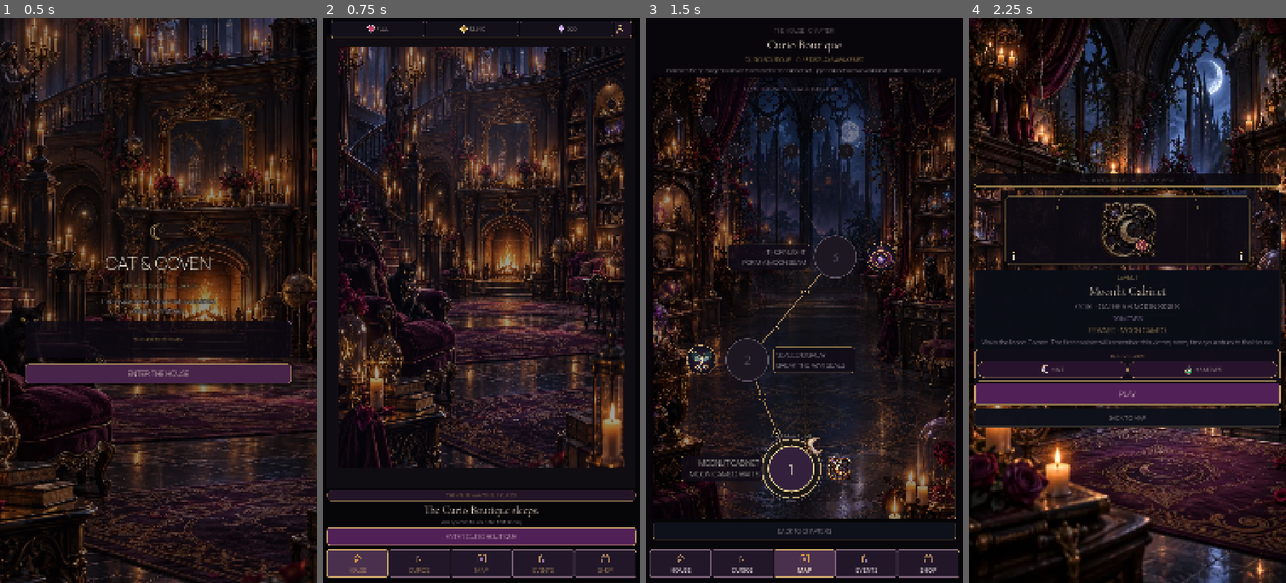
Above: before the commit, frames 1-4 (left to right).
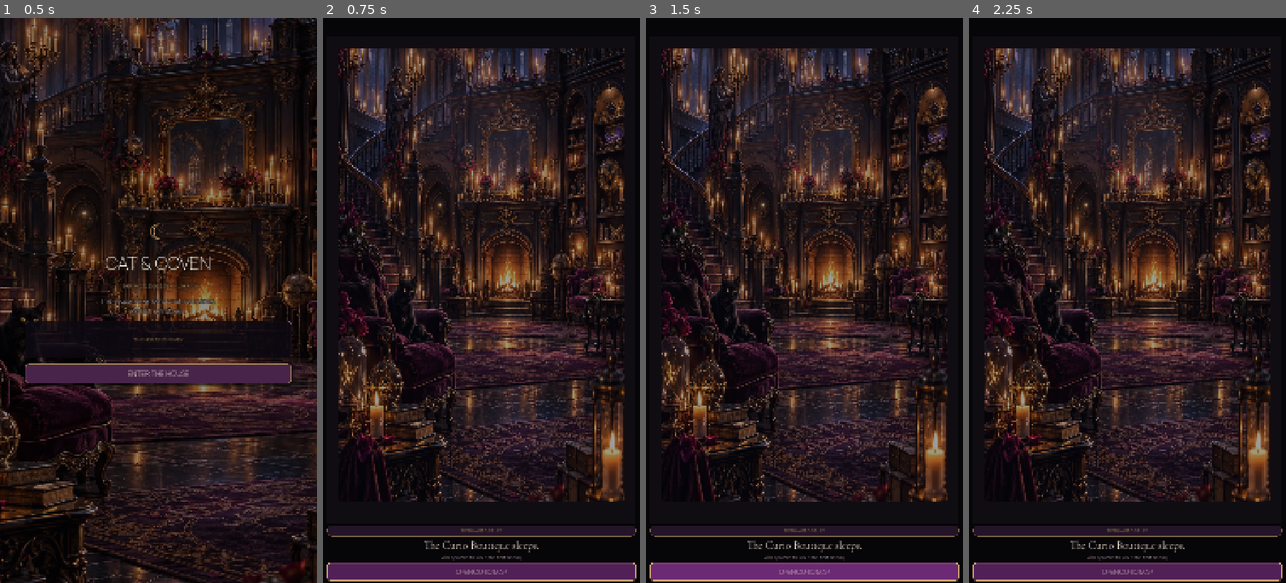
Above: after the commit, the same moments.

Repository: Jay-prodesign/akilta-match3
Game: Godot game, scene res://src/app/app_bootstrap.tscn
Same seed, same stepped clock (60 frames per second), same inputs: the game is played once before the commit and once after it.
Inputs (mouse positions are in pixels of both pictures, inside the frame that each line leads up to):
- Up to frame 1 (0.5 s): no input
- Up to frame 2 (0.75 s): click "ENTER THE HOUSE" at 0.5 s
- Up to frame 3 (1.5 s): click "ENTER CURIO BOUTIQUE" (after the commit: "OPEN CURIO MAP") at 1.25 s
- Up to frame 4 (2.25 s): click (1114, 470) at 2 s, where only the run before the commit has a clickable "1"

Frame 1 is identical in both runs. In frame 2, 38% of the frame differs, in the area x 1-99%, y 0-100%; in frame 3, 48%; in frame 4, 56%, in the area x 0-100%, y 0-100%.
Error after the commit: Parse Error: Cannot infer the type of "first_ritual" variable because the value doesn't have a set type. (res://src/ui/home/house_home.gd:115)

Commit message:
FTUE: guide the first House ritual without blocking returners

Diff:
--- a/src/ui/home/house_home.gd
+++ b/src/ui/home/house_home.gd
@@ -31,6 +31,9 @@
 var _returning_player: bool = false
 var _returning_banner: PanelContainer
 var _returning_label: Label
+var _first_ritual_panel: PanelContainer
+var _first_ritual_copy: Label
+var _first_ritual_dismissed: bool = false
 var _reduced_motion: bool = false
 var _hotspot_layer: Control
 var _hotspot_buttons: Dictionary = {}
@@ -47,6 +50,7 @@
 	ProductNavigation.attach(self, "house", Callable(self, "_navigate_dock"), NodePath("Layout"))
 	_build_returning_banner()
 	_build_completion_banner()
+	_build_first_ritual_guide()
 	_build_room_hotspots()
 	_build_keeper_hotspot()
 
@@ -108,6 +112,10 @@
 	if _completion_label != null:
 		_completion_label.text = "OPENING CABINET SET COMPLETE · %d / %d" % [finished, available_level_count]
 
+	var first_ritual := progress != null and progress.completed_levels.is_empty() and progress.curios.is_empty() and stage == 0 and not _returning_player
+	if _first_ritual_panel != null:
+		_first_ritual_panel.visible = first_ritual and not _first_ritual_dismissed
+
 	var next_level := int(progress.highest_level_unlocked) if progress != null else 1
 	var level1_completed: bool = progress != null and progress.completed_levels.has("ch01_level_001")
 	play_button.disabled = available_level_count < 1
@@ -149,6 +157,93 @@
 			events_requested.emit()
 		"shop":
 			shop_requested.emit()
+
+func _build_first_ritual_guide() -> void:
+	if _first_ritual_panel != null:
+		return
+	var panel := PanelContainer.new()
+	panel.name = "FirstRitualGuide"
+	panel.custom_minimum_size = Vector2(0, 92)
+	panel.visible = false
+	var shell := StyleBoxFlat.new()
+	shell.bg_color = Color("#130E19", 0.96)
+	shell.border_color = Color("#D5AD70", 0.72)
+	shell.set_border_width_all(1)
+	shell.set_corner_radius_all(12)
+	shell.content_margin_left = 12
+	shell.content_margin_right = 10
+	shell.content_margin_top = 10
+	shell.content_margin_bottom = 10
+	panel.add_theme_stylebox_override("panel", shell)
+	var row := HBoxContainer.new()
+	row.add_theme_constant_override("separation", 10)
+	panel.add_child(row)
+	var keeper := TextureRect.new()
+	keeper.name = "KeeperArt"
+	keeper.custom_minimum_size = Vector2(64, 64)
+	keeper.texture = PieceAssetLoader.ornament(KEEPER_ART_PATH)
+	keeper.expand_mode = TextureRect.EXPAND_IGNORE_SIZE
+	keeper.stretch_mode = TextureRect.STRETCH_KEEP_ASPECT_CENTERED
+	keeper.mouse_filter = Control.MOUSE_FILTER_IGNORE
+	row.add_child(keeper)
+	var copy_column := VBoxContainer.new()
+	copy_column.size_flags_horizontal = Control.SIZE_EXPAND_FILL
+	copy_column.alignment = BoxContainer.ALIGNMENT_CENTER
+	copy_column.add_theme_constant_override("separation", 2)
+	row.add_child(copy_column)
+	var heading := Label.new()
+	heading.name = "Heading"
+	heading.text = "FIRST RITUAL"
+	heading.add_theme_color_override("font_color", Color("#F2D08B"))
+	heading.add_theme_font_size_override("font_size", 18)
+	copy_column.add_child(heading)
+	var copy := Label.new()
+	copy.name = "Copy"
+	copy.text = "ENTER CURIO BOUTIQUE → LEVEL 1 → SWIPE THE MOONLIT PAIR. ASK KEEPER IF YOU WANT A LEGAL SWAP."
+	copy.autowrap_mode = TextServer.AUTOWRAP_WORD_SMART
+	copy.add_theme_color_override("font_color", Color("#E6D9E2"))
+	copy.add_theme_font_size_override("font_size", 17)
+	copy_column.add_child(copy)
+	var dismiss := Button.new()
+	dismiss.name = "Dismiss"
+	dismiss.text = "GOT IT"
+	dismiss.custom_minimum_size = Vector2(86, 56)
+	dismiss.focus_mode = Control.FOCUS_ALL
+	dismiss.add_theme_font_size_override("font_size", 16)
+	var dismiss_box := StyleBoxFlat.new()
+	dismiss_box.bg_color = Color("#321C38")
+	dismiss_box.border_color = Color("#D5AD70", 0.72)
+	dismiss_box.set_border_width_all(1)
+	dismiss_box.set_corner_radius_all(10)
+	dismiss.add_theme_stylebox_override("normal", dismiss_box)
+	var dismiss_hover := dismiss_box.duplicate() as StyleBoxFlat
+	dismiss_hover.bg_color = Color("#4A2851")
+	dismiss.add_theme_stylebox_override("hover", dismiss_hover)
+	dismiss.add_theme_stylebox_override("pressed", dismiss_hover)
+	dismiss.add_theme_stylebox_override("focus", dismiss_hover)
+	dismiss.add_theme_color_override("font_color", Color("#F4E5D3"))
+	row.add_child(dismiss)
+	dismiss.pressed.connect(_dismiss_first_ritual_guide)
+	$Layout.add_child(panel)
+	$Layout.move_child(panel, $Layout/CurioChip.get_index() + 1)
+	_first_ritual_panel = panel
+	_first_ritual_copy = copy
+
+func _dismiss_first_ritual_guide() -> void:
+	_first_ritual_dismissed = true
+	if _first_ritual_panel != null:
+		_first_ritual_panel.visible = false
+
+func ftue_house_contract() -> Dictionary:
+	var active := _first_ritual_panel != null and _first_ritual_panel.visible
+	return {
+		"active": active,
+		"dismissed": _first_ritual_dismissed,
+		"copy": _first_ritual_copy.text if _first_ritual_copy != null else "",
+		"play_cta": play_button.text if play_button != null else "",
+		"keeper_available": _keeper_hotspot != null and not _keeper_hotspot.disabled,
+		"first_time_truth": progress != null and progress.completed_levels.is_empty() and progress.curios.is_empty() and int(progress.house_stage) == 0,
+	}
 
 func _build_returning_banner() -> void:
 	var panel := PanelContainer.new()
--- a/tests/integration/test_first_player_journey.gd
+++ b/tests/integration/test_first_player_journey.gd
@@ -32,6 +32,18 @@
 	await process_frame
 	_expect(str(app.current_route_name()) == "house", "splash entry must route into House")
 	var house = app.current_screen()
+	_expect(house.has_method("ftue_house_contract"), "first House must expose FTUE guidance contract")
+	if house.has_method("ftue_house_contract"):
+		var ftue: Dictionary = house.ftue_house_contract()
+		_expect(bool(ftue.get("active", false)), "brand-new player must see First Ritual guidance")
+		_expect(String(ftue.get("copy", "")).contains("ENTER CURIO BOUTIQUE") and String(ftue.get("copy", "")).contains("ASK KEEPER"), "First Ritual guidance must connect the primary CTA to Keeper help")
+		_expect(bool(ftue.get("keeper_available", false)), "First Ritual guidance must point to an available Keeper action")
+	var ftue_dismiss: Button = house.get_node_or_null("Layout/FirstRitualGuide/Dismiss") as Button
+	_expect(ftue_dismiss != null and ftue_dismiss.custom_minimum_size.y >= 56.0, "First Ritual guidance must have a mobile-safe dismiss target")
+	if ftue_dismiss != null:
+		ftue_dismiss.emit_signal("pressed")
+		await process_frame
+		_expect(not bool(house.ftue_house_contract().get("active", true)), "dismissed First Ritual guidance must leave the House unobstructed for this visit")
 	var dormant_cameo: Control = house.get_node("Layout/RoomView/MoonCameoOverlay")
 	_expect(not dormant_cameo.visible, "Moon Cameo physical relic must stay hidden before Level 1 is won")
 	_expect(house.has_method("keeper_house_contract"), "House must expose the Keeper familiar contract")
--- a/tests/integration/test_returning_player_resume.gd
+++ b/tests/integration/test_returning_player_resume.gd
@@ -46,6 +46,10 @@
 	if String(app.current_route_name()) != "house":
 		return _fail(app, "S00 relaunch did not reach S01 House")
 	var house = app.current_screen()
+	if house == null or not house.has_method("ftue_house_contract"):
+		return _fail(app, "returning House FTUE contract missing")
+	if bool(house.ftue_house_contract().get("active", true)):
+		return _fail(app, "returning player must not see first-ritual guidance")
 	var return_banner := house.get_node_or_null("Layout/ReturningPlayerBanner") as PanelContainer if house != null else null
 	var return_label := house.get_node_or_null("Layout/ReturningPlayerBanner/Label") as Label if house != null else null
 	var curio_label := house.get_node_or_null("Layout/CurioChip/Label") as Label if house != null else null
